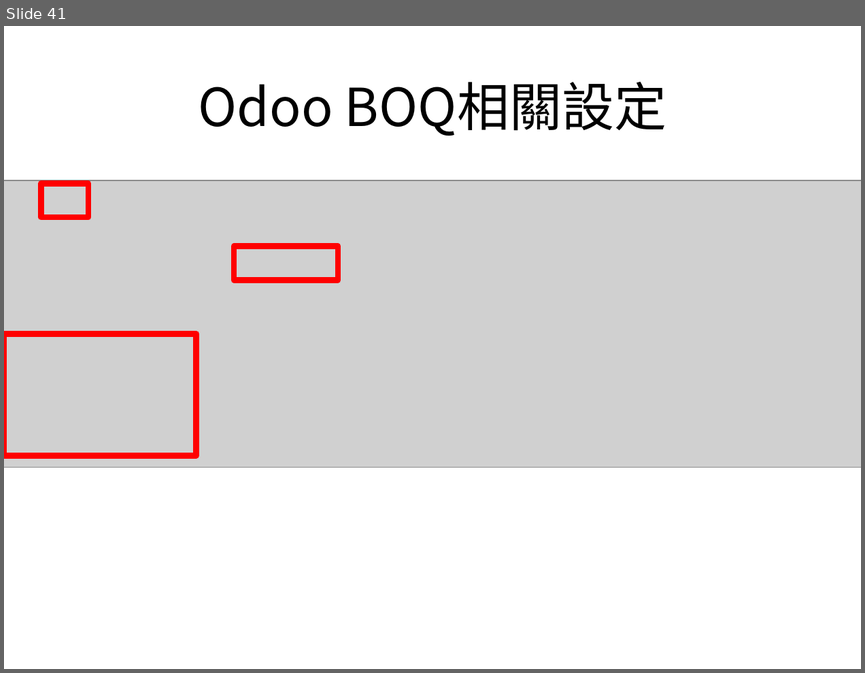
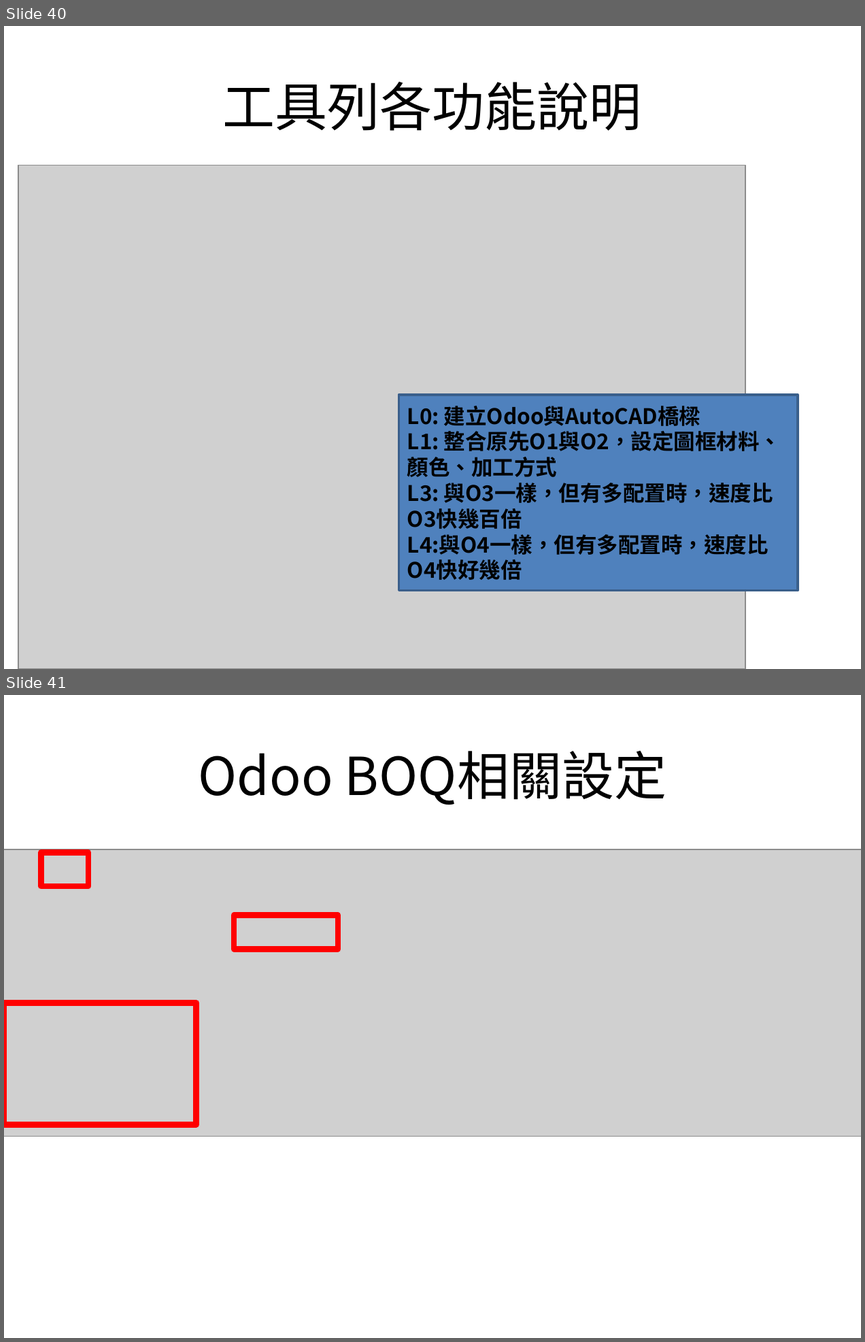
Before and after one commit to stanleykao72/odoo_autocad, a slide deck: python_installer/odoo_autocad_installation_guide.pptx. Shown one above the other, each under a label of ours: slide 41 before the commit, slides 40 and 41 after it. The pictures are 865x673 and 865x1342 pixels, drawn with LibreOffice and Linux fonts; fonts in the diff are those of the drawing; grey boxes stand for pictures. Boxes give left, top, right and bottom in pixels: in the first picture for what was removed or moved away, otherwise in the second. Text is boxed around its words. In the diff, an @@ line names an element or a change of style, - is before the commit and + after.

```diff
--- a/python_installer/odoo_autocad_installation_guide.pptx
+++ b/python_installer/odoo_autocad_installation_guide.pptx
@@ slide 40 added at bbox=[4, 26, 861, 669], background #FFFFFF @@
@@ title added at bbox=[223, 82, 642, 131], 44 pt, text #000000 @@
+工具列各功能說明
@@ picture added at bbox=[18, 165, 745, 669] @@
@@ rectangle added at bbox=[399, 395, 798, 590], fill #4F81BD, outline #3A5F8C 2 pt, 18 pt, text #000000, bold @@
+L0: 建立Odoo與AutoCAD橋樑
+L1: 整合原先O1與O2，設定圖框材料、顏色、加工方式
+L3: 與O3一樣，但有多配置時，速度比O3快幾百倍
+L4:與O4一樣，但有多配置時，速度比O4快好幾倍
```
Also in this commit, not shown: 2 slides changed, 1 slide removed, 14 other files.
